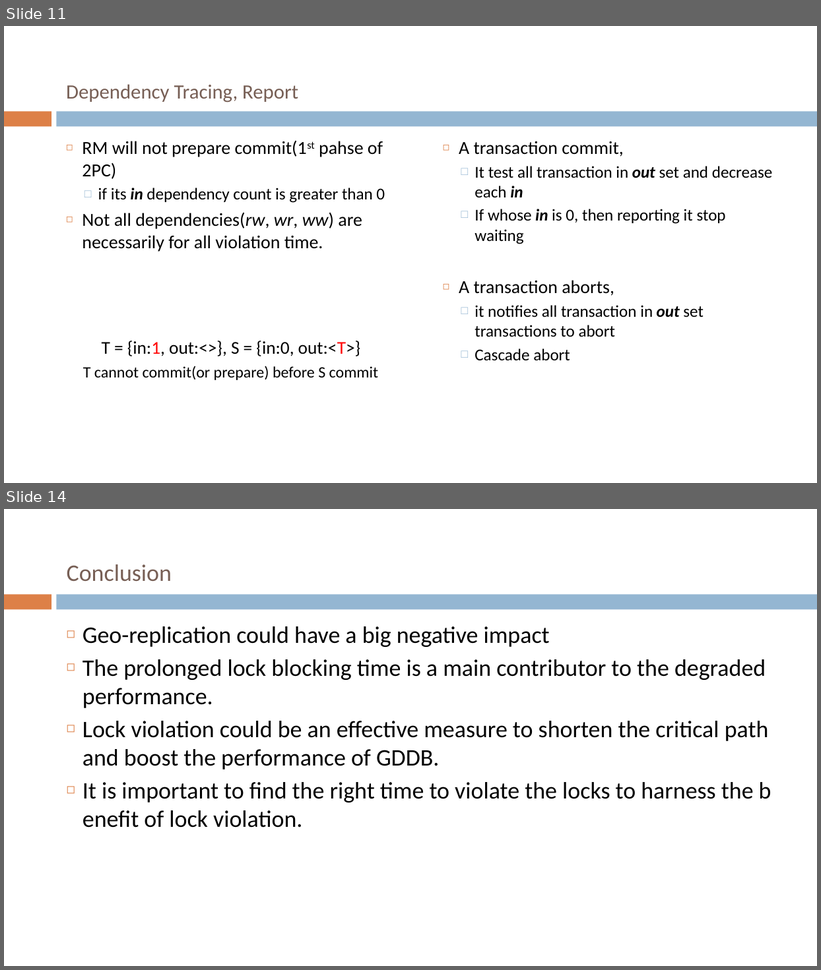
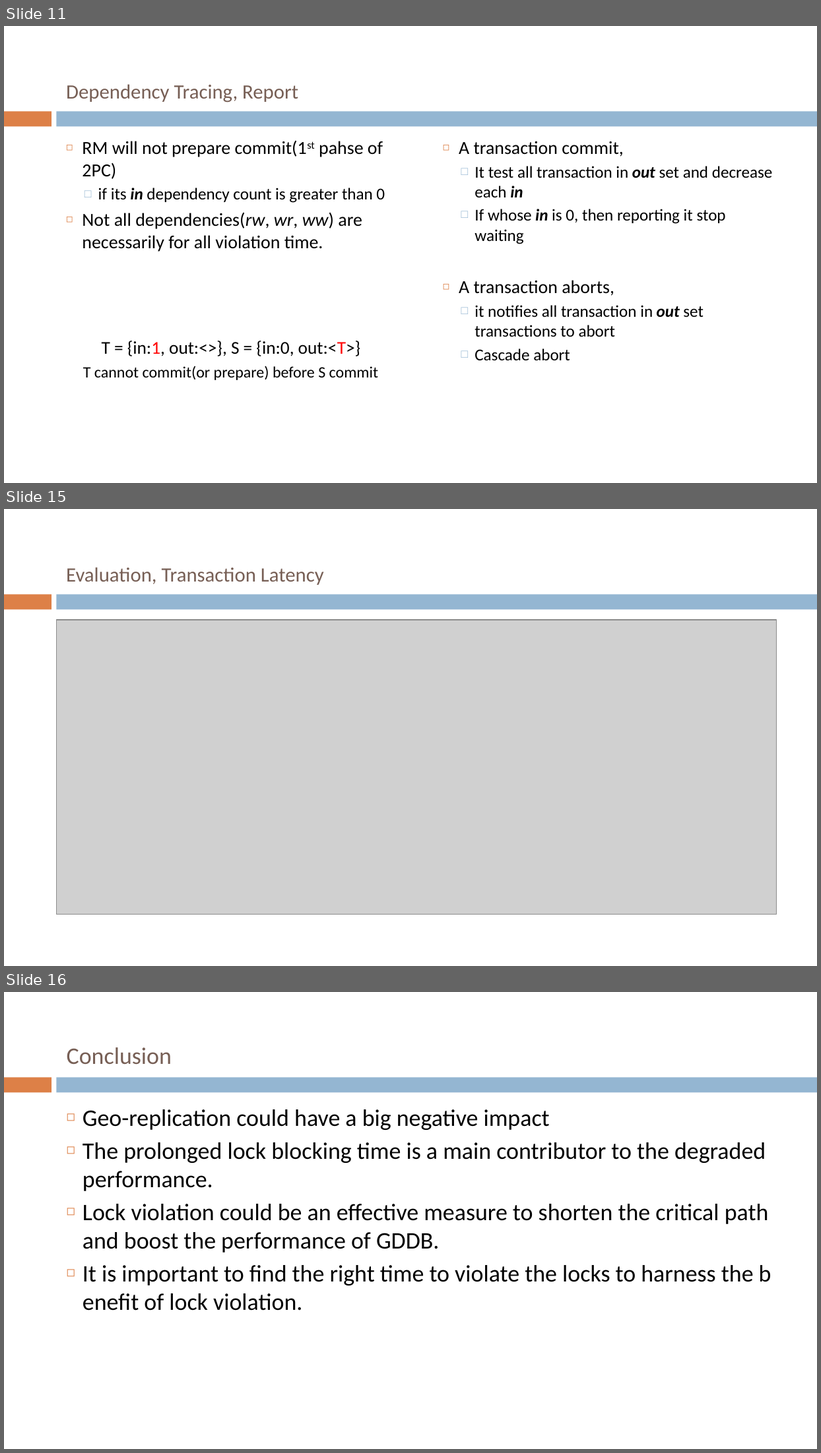
Before and after one commit to ybbh/dlv, a slide deck: ppt/DLV.pptx. Shown one above the other, each under a label of ours: slides 11 and 14 before the commit, slides 11, 15 and 16 after it; the slides between them are not shown. The pictures are 821x970 and 821x1453 pixels, drawn with LibreOffice and Linux fonts; fonts in the diff are those of the drawing; grey boxes stand for pictures. Boxes give left, top, right and bottom in pixels: in the first picture for what was removed or moved away, otherwise in the second. Text is boxed around its words. In the diff, an @@ line names an element or a change of style, - is before the commit and + after.

```diff
--- a/ppt/DLV.pptx
+++ b/ppt/DLV.pptx
@@ slide 15 added at box(4, 509, 817, 966), background #FFFFFF; not listed: 2 template elements that a slide beside it also shows @@
@@ title added at box(66, 567, 324, 585), 18 pt, text #775F55 @@
+Evaluation, Transaction Latency
@@ picture added at box(57, 620, 776, 915) @@
@@ what was slide 14 is now slide 16 @@
```
Also in this commit, not shown: 3 slides changed, 1 other slide added, 1 other file.
